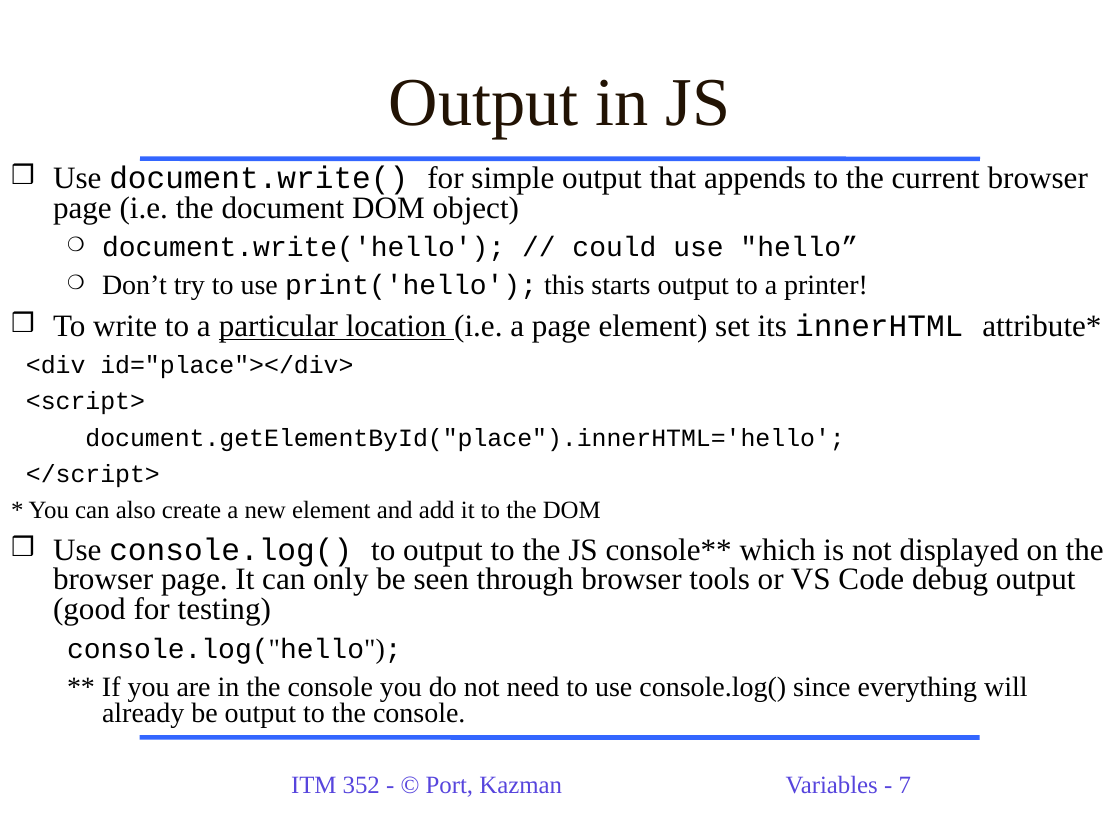
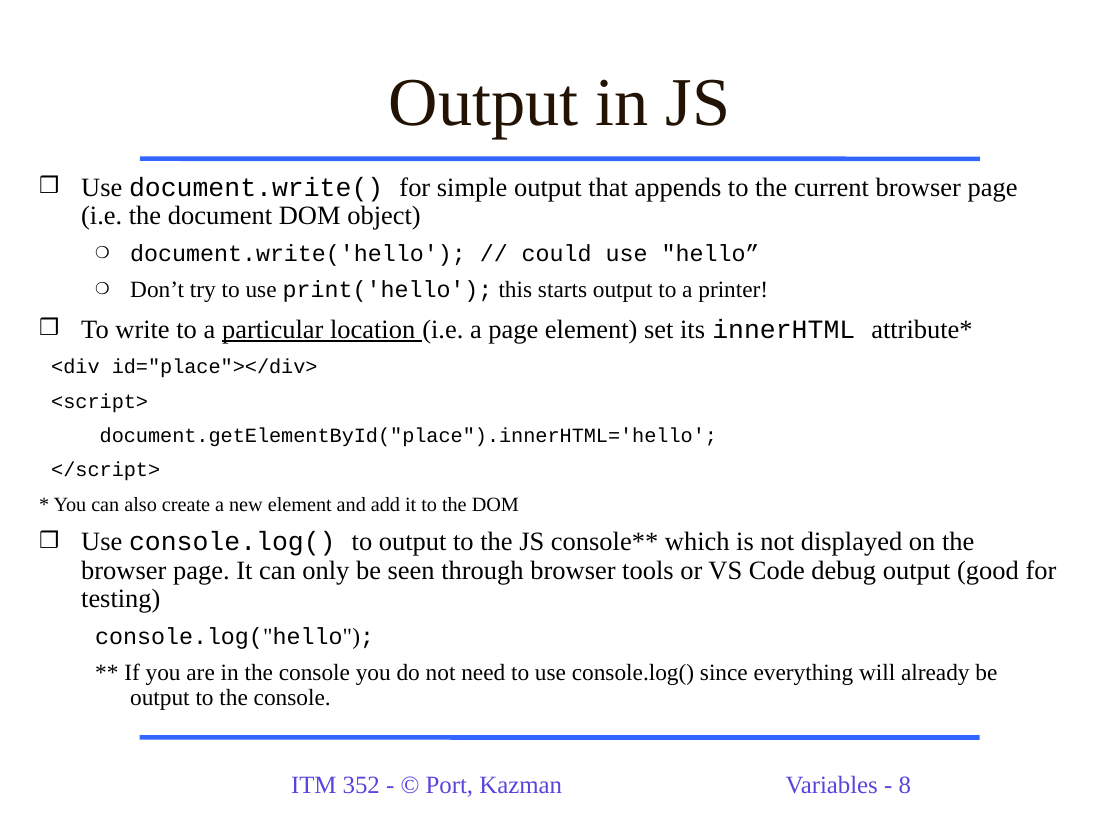
Before and after one commit to dport96/ITM352, a slide deck: slide 8 of morea/050.variables_data_types/ITM352_data_types_variables.ppt (slide 7 before the commit). Drawn at 1120x840 pixels with LibreOffice and Linux fonts; fonts in the diff are those of the drawing. Boxes give left, top, right and bottom in pixels: in the first picture for what was removed or moved away, otherwise in the second. Text is boxed around its words. In the diff, an @@ line names an element or a change of style, - is before the commit and + after.

```diff
--- a/morea/050.variables_data_types/ITM352_data_types_variables.ppt
+++ b/morea/050.variables_data_types/ITM352_data_types_variables.ppt
@@ text "Use document.write() for simple output ...": place and size @@
-text "Use document.write() for simple output ..." at [26,165,1104,728]
+text "Use document.write() for simple output ..." at [51,177,1057,710]
@@ text "Use document.write() for simple output ..." at [51,177,1057,710]: size 20 to 17 pt in "Use document.write() for simple output that appends ...", "To write to a particular location (i.e. ...", "Use console.log() to output to the JS ..."; size 18 to 15 pt in "document.write('hello'); // could use "hello”", "Don’t try to use print('hello'); this starts ...", "console.log("hello");", "** If you are in the console ..."; size 16 to 13 pt in "<div id="place"></div>", "<script>", "document.getElementById("place").innerHTML='hello';", "</script>" and 1 more places; line spacing 0.8 to 0.9 @@
@@ page number at [786,775,911,794]: text changed @@
-Variables - 7
+Variables - 8
```
Also in this commit, not shown: 3 other slides changed, 1 slide added, 1 other file.
